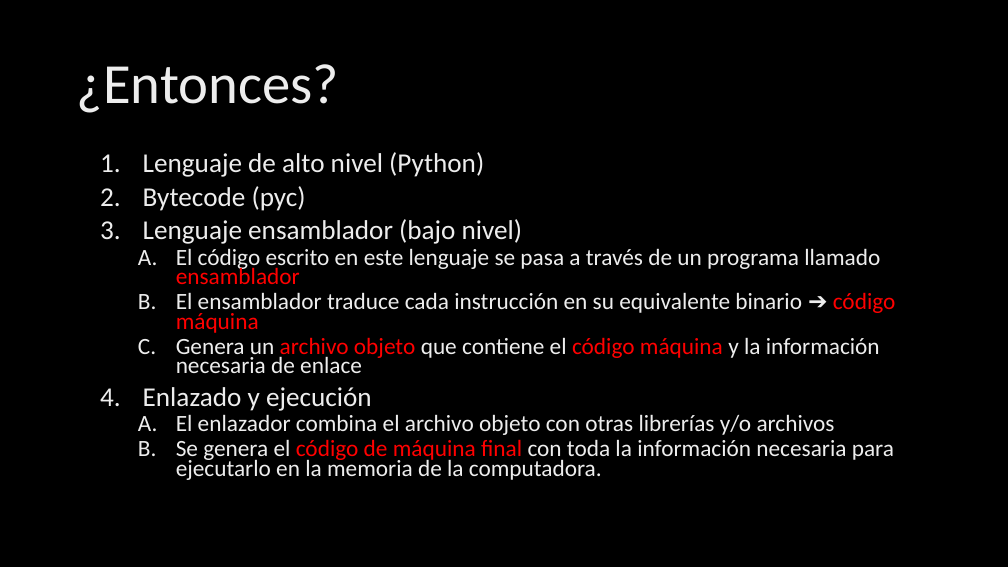
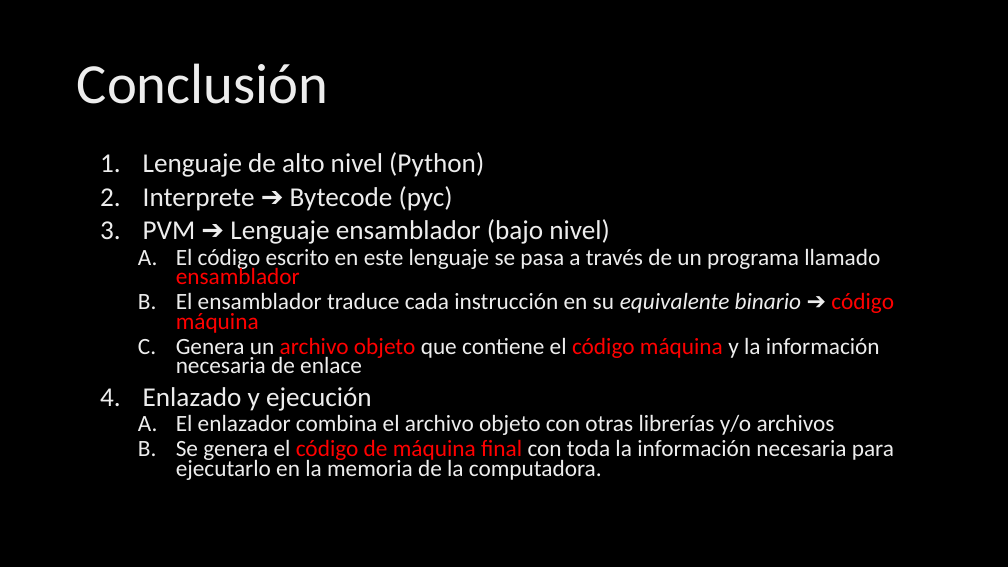
Before and after one commit to franvazgom/DAW-python, a slide deck: slide 8 of Docs/02_Intro.pptx. Drawn at 1008x567 pixels with LibreOffice and Linux fonts; fonts in the diff are those of the drawing; background and template pictures are left out. Boxes give left, top, right and bottom in pixels: in the first picture for what was removed or moved away, otherwise in the second. Text is boxed around its words. In the diff, an @@ line names an element or a change of style, - is before the commit and + after.

```diff
--- a/Docs/02_Intro.pptx
+++ b/Docs/02_Intro.pptx
@@ title at (x1=77, y1=63, x2=328, y2=104): text changed @@
-¿Entonces?
+Conclusión
@@ text at (x1=143, y1=186, x2=610, y2=244): text changed @@
-2. Bytecode (pyc)
-3. Lenguaje ensamblador (bajo nivel)
+2. Interprete ➔ Bytecode (pyc)
+3. PVM ➔ Lenguaje ensamblador (bajo nivel)
@@ text at (x1=176, y1=292, x2=894, y2=333): italic on in "equivalente binario" @@
```
Also in this commit, not shown: 4 other slides changed, 3 other files.
